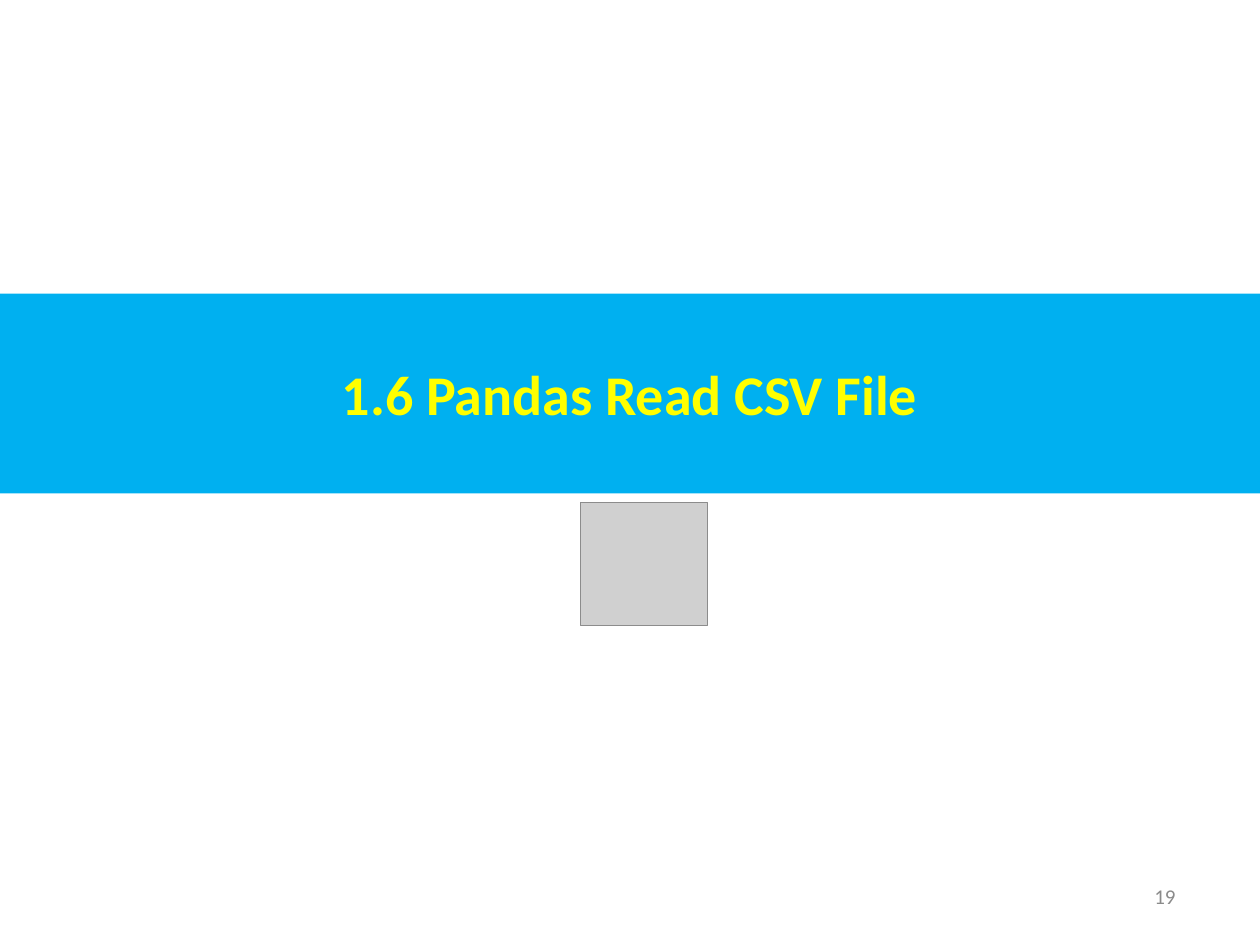
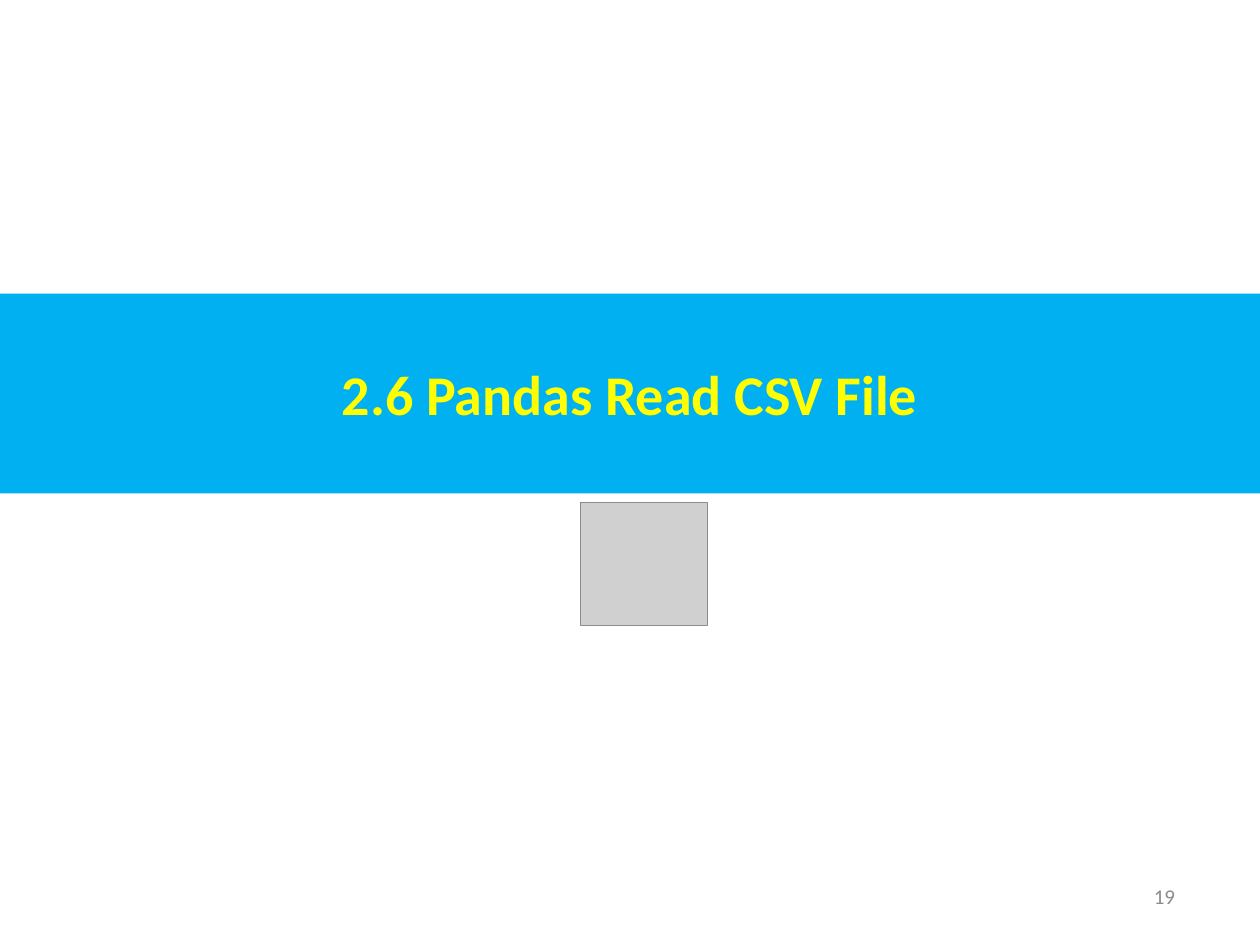
Before and after one commit to peterhchen/AIU_CS511_ML, a slide deck: slide 19 of 000_ML_CB/002_LR_1_Var/001_Video/002_LR_1_Var.ppt. Drawn at 1260x945 pixels with LibreOffice and Linux fonts; fonts in the diff are those of the drawing; grey boxes stand for pictures. Boxes give left, top, right and bottom in pixels: in the first picture for what was removed or moved away, otherwise in the second. Text is boxed around its words. In the diff, an @@ line names an element or a change of style, - is before the commit and + after.

```diff
--- a/000_ML_CB/002_LR_1_Var/001_Video/002_LR_1_Var.ppt
+++ b/000_ML_CB/002_LR_1_Var/001_Video/002_LR_1_Var.ppt
@@ text in rectangle at box(342, 375, 917, 416): text changed @@
-1.6 Pandas Read CSV File
+2.6 Pandas Read CSV File
```
Also in this commit, not shown: 39 other slides changed.
